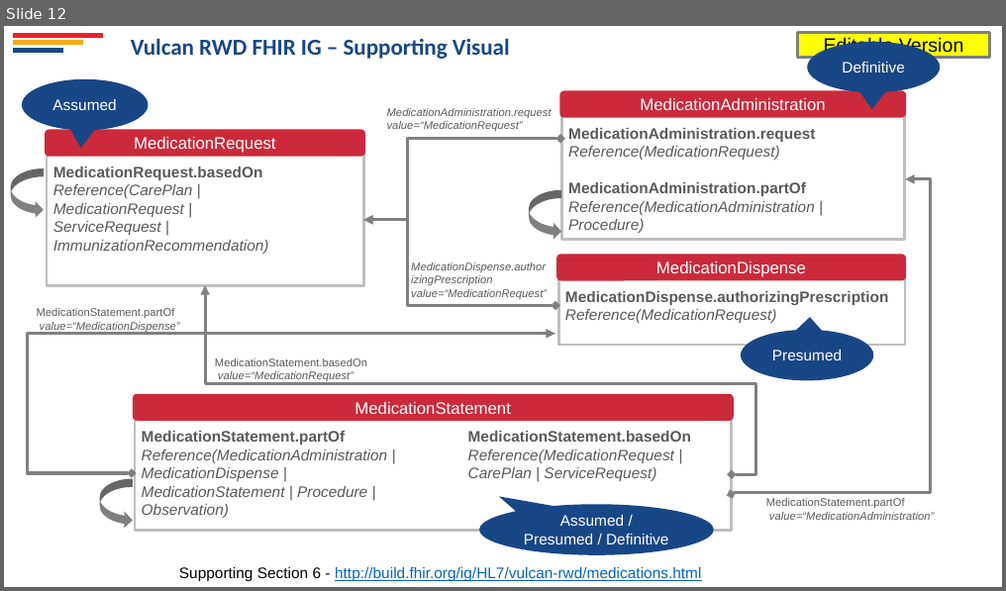
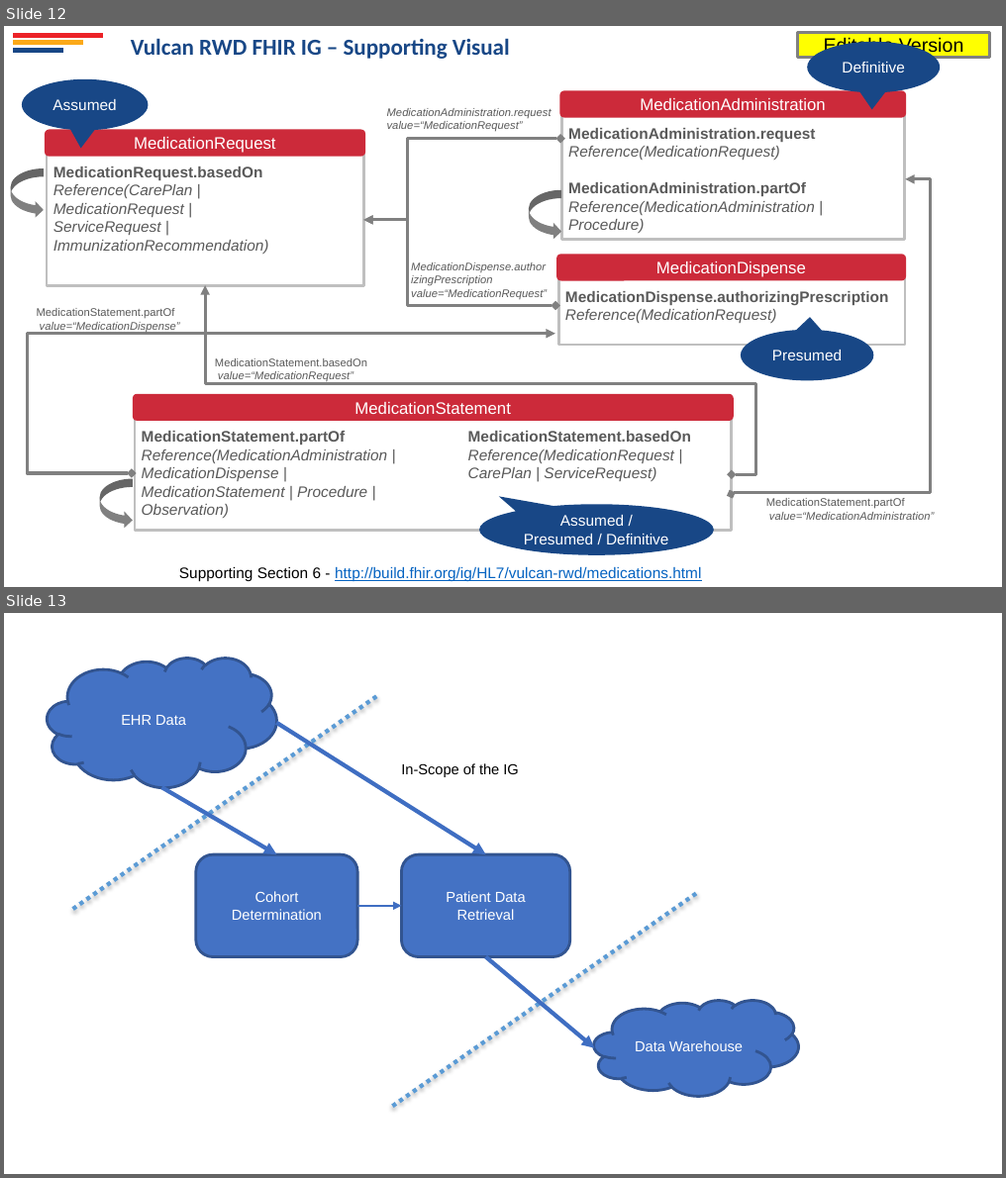
Before and after one commit to HL7/vulcan-rwd, a slide deck: images-source/Vulcan RWD FHIR IG. Supporting Visuals.2022-23.pptx. Shown one above the other, each under a label of ours: slide 12 before the commit, slides 12 and 13 after it. The pictures are 1006x591 and 1006x1178 pixels, drawn with LibreOffice and Linux fonts; fonts in the diff are those of the drawing; background and template pictures are left out. Boxes give left, top, right and bottom in pixels: in the first picture for what was removed or moved away, otherwise in the second. Text is boxed around its words. In the diff, an @@ line names an element or a change of style, - is before the commit and + after.

```diff
--- a/images-source/Vulcan RWD FHIR IG. Supporting Visuals.2022-23.pptx
+++ b/images-source/Vulcan RWD FHIR IG. Supporting Visuals.2022-23.pptx
@@ slide 13 added at box(4, 613, 1002, 1174), background #FFFFFF @@
@@ cloud added at box(47, 658, 276, 787), fill #4472C4, outline #325491 2 pt, 10.5 pt, text #FFFFFF @@
+EHR Data
@@ line added from (376, 697) to (72, 909), #5B9BD5 3 pt dashed @@
@@ arrow added from (276, 723) to (486, 855), #3F6FC3 3 pt @@
@@ arrow added from (161, 787) to (276, 855), #3F6FC3 3 pt @@
@@ text added at box(401, 763, 518, 777), 10.5 pt, text #000000 @@
+In-Scope of the IG
@@ rounded rectangle added at box(196, 855, 357, 958), fill #4472C4, outline #325491 2 pt, 10.5 pt, text #FFFFFF @@
+Cohort Determination
@@ rounded rectangle added at box(401, 855, 570, 958), fill #4472C4, outline #325491 2 pt, 10.5 pt, text #FFFFFF @@
+Patient Data Retrieval
@@ arrow added from (357, 906) to (401, 906), #3F6FC3 1 pt @@
@@ line added from (697, 893) to (391, 1107), #5B9BD5 3 pt dashed @@
@@ arrow added from (486, 958) to (595, 1048), #3F6FC3 3 pt @@
@@ cloud added at box(594, 1000, 798, 1096), fill #4472C4, outline #325491 2 pt, 10.5 pt, text #FFFFFF @@
+Data Warehouse
```
Also in this commit, not shown: 8 other files.
